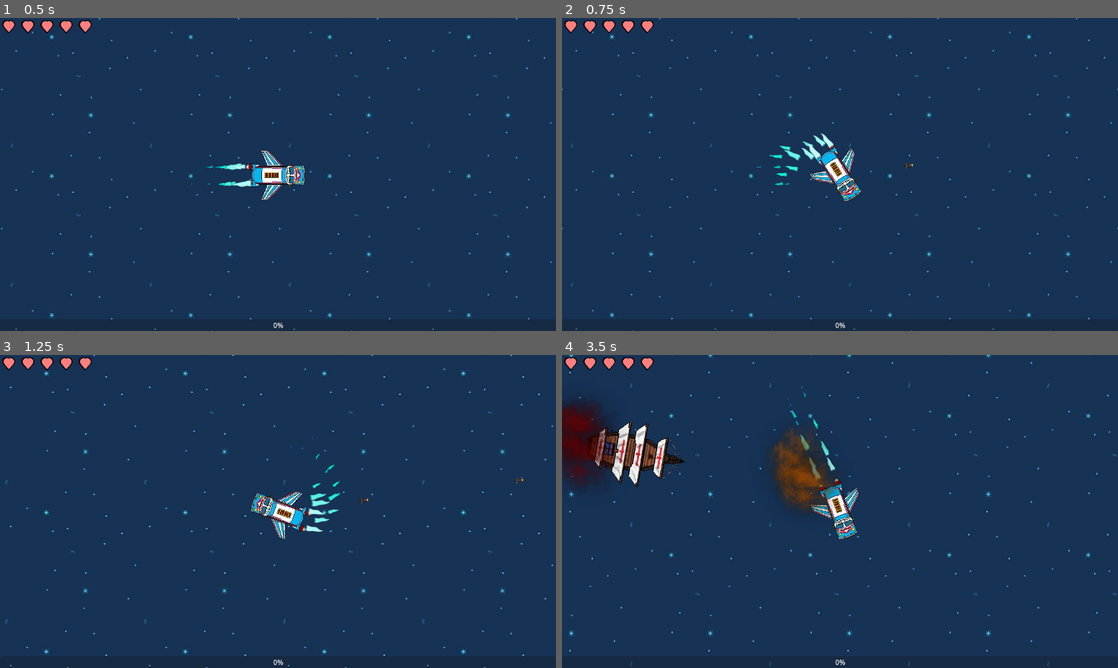
Above: before the commit, frames 1-4 (two rows, left to right).
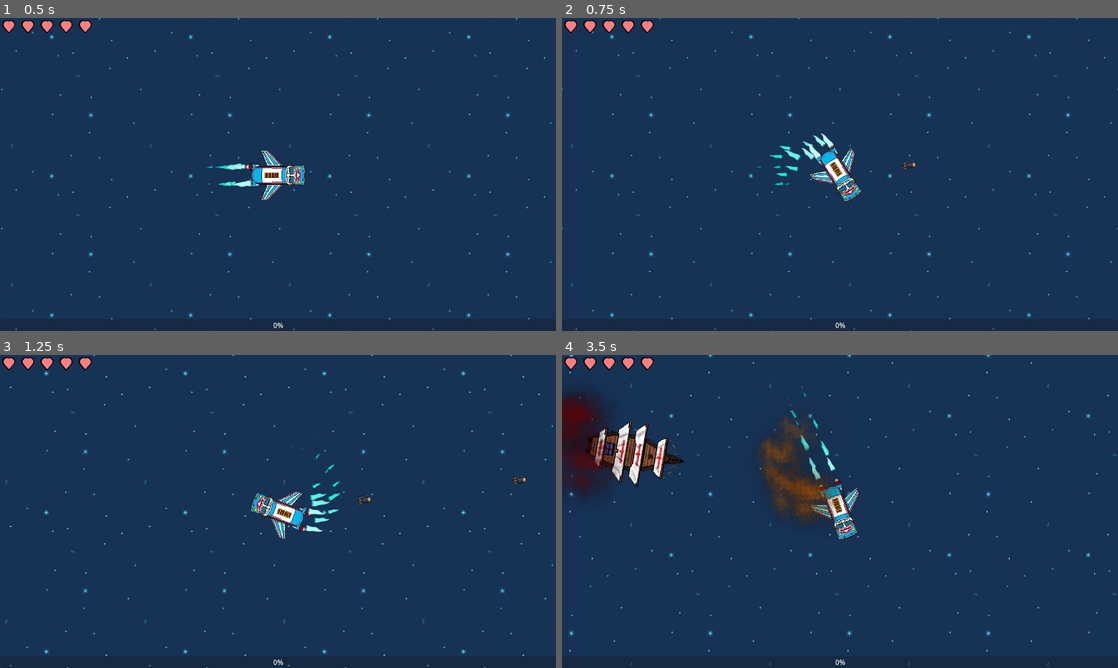
Above: after the commit, the same moments.

Repository: Ignawesome/neon-genesis-beto
Game: Godot game, scene res://escenas/mundo.tscn
The game is run twice, just before and just after one commit, with the same random seed, the same clock (stepped at 60 frames per second) and the same inputs.
Inputs (mouse positions are in pixels of both pictures, inside the frame that each line leads up to):
- Up to frame 1 (0.5 s): no input
- Up to frame 2 (0.75 s): move the mouse to (962, 158) at 0.52 s; press the mouse at (962, 158) at 0.53 s; hold D (derecha) from 0.53 s (still down)
- Up to frame 3 (1.25 s): keep holding D (derecha)
- Up to frame 4 (3.5 s): move the mouse to (728, 527) at 1.27 s; release D (derecha) at 1.28 s; release the mouse at (728, 527) at 1.28 s; hold S (abajo) 1.28-2.03 s; tap Space (esquivar) at 1.35 s; move the mouse to (895, 442) at 2.02 s; hold D (derecha) 2.03-2.78 s; hold E (ulti) 2.03-2.78 s; move the mouse to (812, 574) at 2.77 s; hold W (arriba) from 2.78 s (still down); click (812, 574) at 2.85 s

Frame 1 is identical in both runs. In frame 2, less than 0.1% of the frame differs, in the area x 61-64%, y 45-49%; in frame 3, less than 0.1%; in frame 4, 2.6%, in the area x 0-52%, y 11-55%.

Commit message:
animacion de morir

Diff:
--- a/escenas/jugador/jugador.gd
+++ b/escenas/jugador/jugador.gd
@@ -1,12 +1,19 @@
 class_name Jugador
 extends CharacterBody2D
 
+signal derrotado
+signal salud_cambiada(salud_nueva, salud_maxima)
+signal nivel_subido(nuevo_nivel)
+signal experiencia_ganada(cantidad)
+
 # ==============================================================================
 # PROPIEDADES EXPORTADAS (Visible en el Inspector)
 # ==============================================================================
+const BONDI_BETO_ROTO = preload("uid://cq8pe8gmvsgty")
 
 # Movimiento
-@export var velocidad_actual: float = 0.0 ## Velocidad horizontal/vertical base
+var velocidad_actual: float = 0.0 ## Velocidad horizontal/vertical basev
+var muriendo: bool = false
 @export var aceleración: float = 600.0
 @export var velocidad_de_giro: float = 3.0
 @export var friccion: float = 400.0
@@ -31,6 +38,7 @@
 @onready var sonido_disparo: AudioStreamPlayer2D = $SonidoDisparo
 @onready var sonido_dañado: AudioStreamPlayer2D = $SonidoDañado
 @onready var sonido_level_up: AudioStreamPlayer2D = $SonidoLevelUp
+@onready var collision_shape_2d: CollisionShape2D = $CollisionShape2D
 
 @onready var timer_misil: Timer = $TimerMisil # ¡Debe existir este Timer en la escena!
 @onready var sprite: Sprite2D = $Submarino
@@ -56,10 +64,6 @@
 var puede_activar_anillo: bool = true
 var invulnerable: bool = false
 
-signal derrotado
-signal salud_cambiada(salud_nueva, salud_maxima)
-signal nivel_subido(nuevo_nivel)
-signal experiencia_ganada(cantidad)
 
 
 # ==============================================================================
@@ -84,6 +88,8 @@
 
 
 func _physics_process(delta: float) -> void:
+	if muriendo:
+		return
 	if Input.is_action_pressed("disparar") and puede_atacar:
 		puede_atacar = false
 		var direccion_de_disparo := global_position.direction_to(get_global_mouse_position())
@@ -168,9 +174,14 @@
 
 
 func morir():
+	muriendo = true
+	collision_shape_2d.disabled = true
+
 	animation_player.play("explotar")
 	await animation_player.animation_finished
 	derrotado.emit()
+	sprite.texture = BONDI_BETO_ROTO
+	await get_tree().create_timer(2).timeout
 	get_tree().reload_current_scene.call_deferred()
 
 
--- a/escenas/jugador/jugador.tscn
+++ b/escenas/jugador/jugador.tscn
@@ -181,7 +181,7 @@
 "times": PackedFloat32Array(0),
 "transitions": PackedFloat32Array(1),
 "update": 1,
-"values": [false]
+"values": [true]
 }
 tracks/2/type = "value"
 tracks/2/imported = false
@@ -193,7 +193,7 @@
 "times": PackedFloat32Array(0),
 "transitions": PackedFloat32Array(1),
 "update": 1,
-"values": [false]
+"values": [true]
 }
 tracks/3/type = "value"
 tracks/3/imported = false
@@ -214,12 +214,9 @@
 tracks/4/interp = 1
 tracks/4/loop_wrap = true
 tracks/4/keys = {
-"times": PackedFloat32Array(1.0333333),
-"transitions": PackedFloat32Array(1),
-"values": [{
-"args": [],
-"method": &"morir"
-}]
+"times": PackedFloat32Array(),
+"transitions": PackedFloat32Array(),
+"values": []
 }
 
 [sub_resource type="Animation" id="Animation_j2gbx"]
--- a/escenas/jugador/misil.tscn
+++ b/escenas/jugador/misil.tscn
@@ -159,6 +159,7 @@
 }
 
 [node name="Misil" type="Area2D" unique_id=1443267814]
+scale = Vector2(1.54, 1.54)
 collision_layer = 64
 collision_mask = 34
 script = ExtResource("1_g2og5")
Binary file added: assets/jugador/bondi_beto_roto.png
